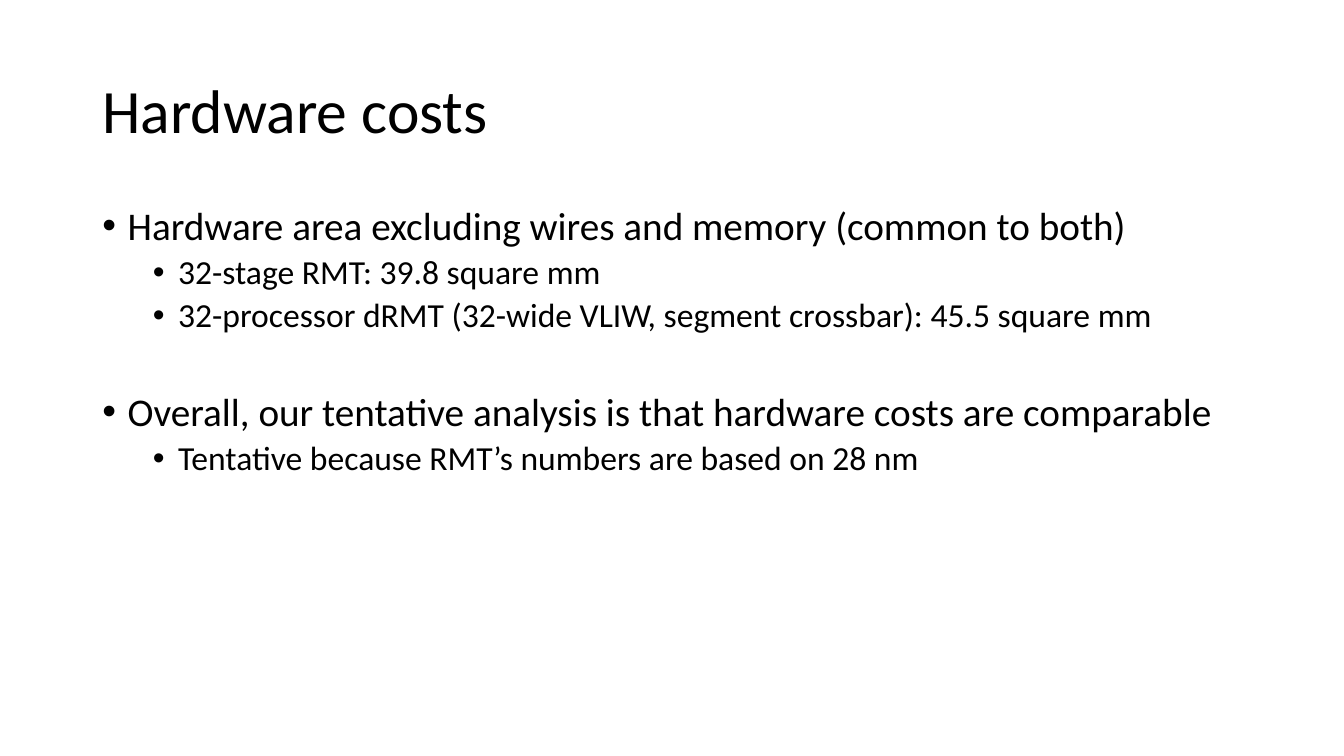
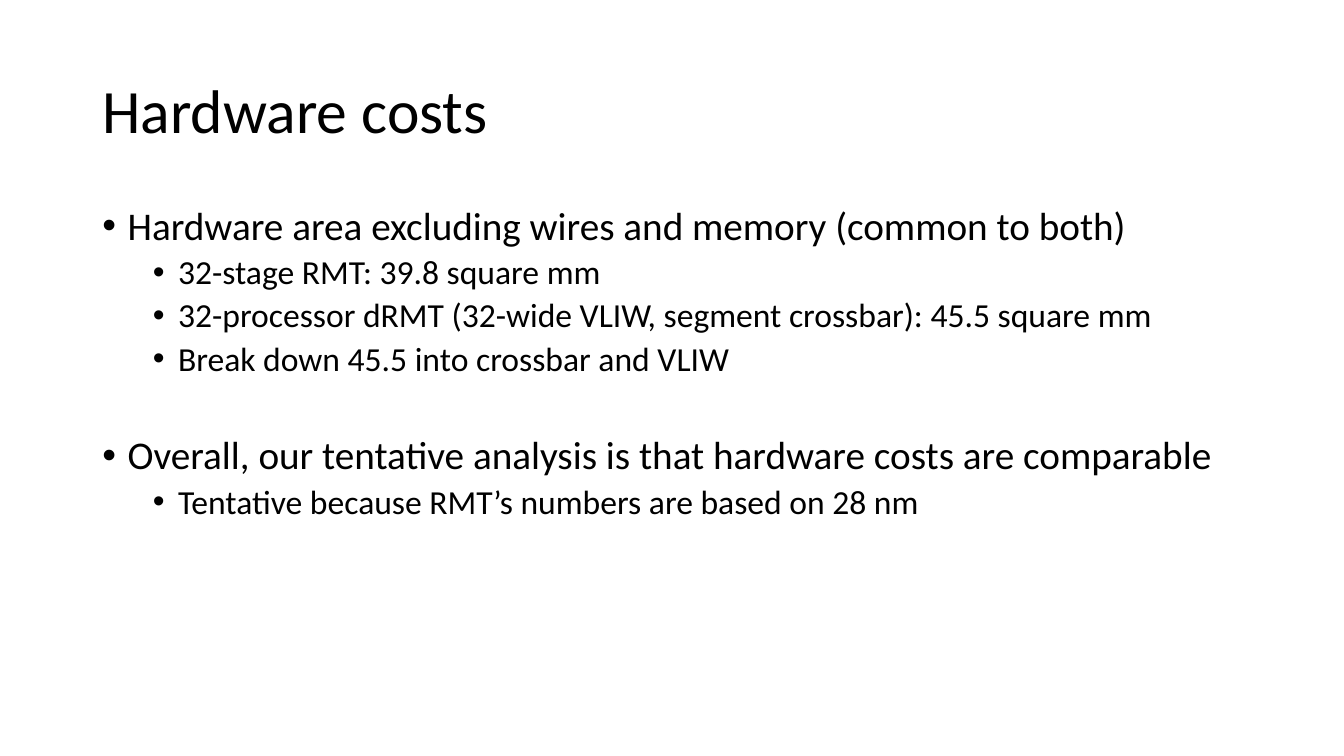
Before and after one commit to anirudhSK/drmt_talk, a slide deck: slide 25 of drmt.pptx (slide 24 before the commit). Drawn at 1344x756 pixels with LibreOffice and Linux fonts; fonts in the diff are those of the drawing. Boxes give left, top, right and bottom in pixels: in the first picture for what was removed or moved away, otherwise in the second. Text is boxed around its words. In the diff, an @@ line names an element or a change of style, - is before the commit and + after.

```diff
--- a/drmt.pptx
+++ b/drmt.pptx
@@ text at box(178, 347, 728, 372): paragraph added @@
+  • Break down 45.5 into crossbar and VLIW
```
Also in this commit, not shown: 1 slide added.
